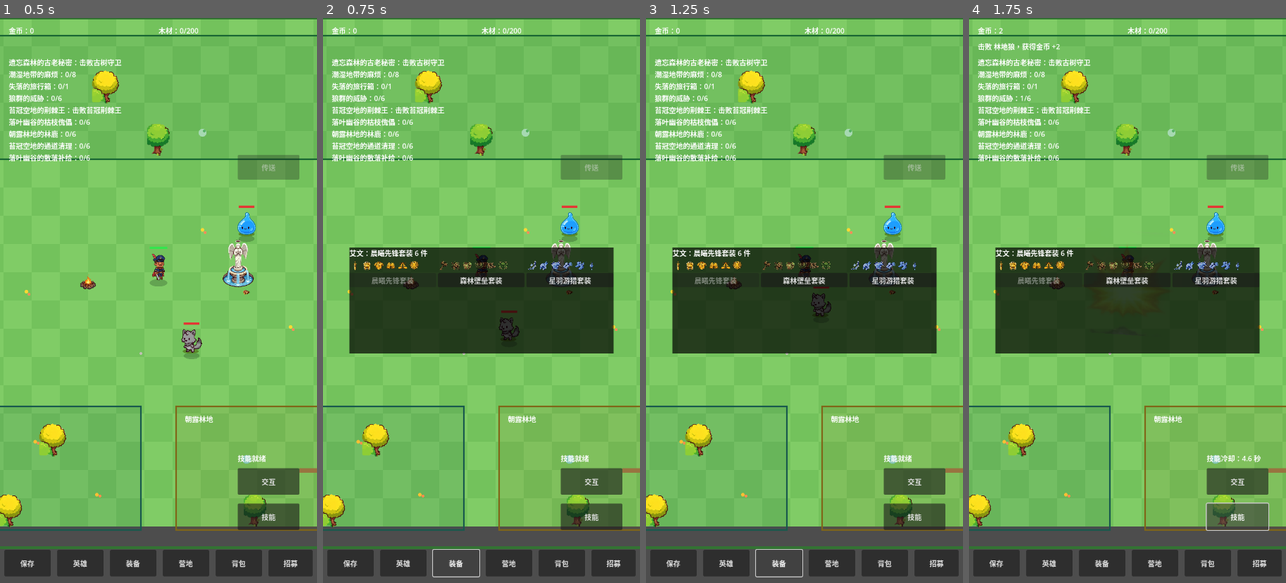
Above: before the commit, frames 1-4 (left to right).
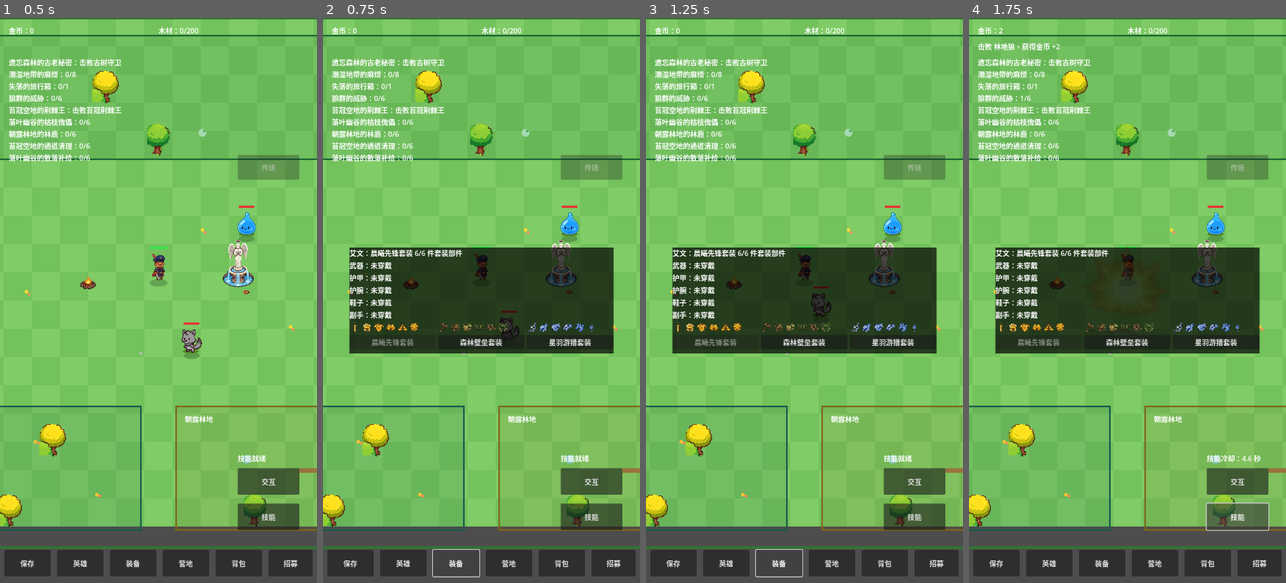
Above: after the commit, the same moments.

Repository: oneyi53/game
Game: Godot game, scene res://scenes/main.tscn
Two runs of this game, one before a commit and one after it. Both use one fixed random seed, a clock stepped at 60 frames per second and the inputs below.
Inputs:
- Up to frame 1 (0.5 s): no input
- Up to frame 2 (0.75 s): click "装备" at 0.5 s
- Up to frame 3 (1.25 s): no input
- Up to frame 4 (1.75 s): click "技能" at 1.25 s

Frame 1 is identical in both runs. In frame 2, 2.1% of the frame differs, in the area x 8-86%, y 41-59%; in frame 3, 2.1%; in frame 4, 2.1%.

Commit message:
feat: add wearable loose equipment and slot stats (#29)
* feat: add per-slot loose equipment state

* feat: add hero-targeted loose item wear action

* feat: apply flat stats from worn loose gear

* feat: connect loose gear wear flow and save state

* feat: show loose gear slots and unequip controls

* feat: show loose gear slots and unequip controls

* feat: wire loose gear unequip and inventory return

* fix: clean equipment panel and show actual set piece count

* fix: use explicit party validation for gear target

* docs: clarify set and loose gear layering

* docs: clarify backpack and worn item ownership

* docs: record loose equipment implementation status

* docs: log loose equipment wearable loop

* fix: apply flat gear stats after camp percentages

* fix: preserve full health on initial flat gear application

* fix: select first party member in wear target

Diff:
--- a/scripts/character/hero.gd
+++ b/scripts/character/hero.gd
@@ -83,6 +83,14 @@
     attack_speed_pct = 0
     scan_interval = 0.25
 
+func apply_loose_equipment_bonus(bonus: Dictionary) -> void:
+    attack += int(bonus.get("attack", 0))
+    var hp_bonus: int = int(bonus.get("hp", 0))
+    max_hp += hp_bonus
+    defense += int(bonus.get("defense", 0))
+    hp = mini(max_hp, hp + hp_bonus)
+    queue_redraw()
+
 func apply_camp_bonus(attack_pct: float, hp_pct: float) -> void:
     # Camp bonuses are applied after level growth and equipment, never compounded.
     attack = int(round(float(attack) * (1.0 + attack_pct / 100.0)))
--- a/scripts/core/main.gd
+++ b/scripts/core/main.gd
@@ -186,6 +186,7 @@
     elite_defeated = bool(save_data.get("elite_defeated", false))
     quest_manager.load_progress(save_data.get("quests", {}))
     equipment_manager.load_equipped(save_data.get("equipment", {}))
+    equipment_manager.load_loose_equipped(save_data.get("loose_equipment", {}), backpack_manager.items)
     # Fourth zone gate: only after the third-zone quest is done.
     # It reuses the saved quest completion, so no new save field is
     # needed; an old save without that quest entry defaults closed.
@@ -234,7 +235,8 @@
     recruit_panel.set_data(recruitment_manager, level_manager, data_loader.heroes)
     recruit_panel.synthesize_requested.connect(_on_recruit_synthesize)
     recruit_panel.visible = false
-    backpack_panel.set_manager(backpack_manager)
+    backpack_panel.set_manager(backpack_manager, heroes)
+    backpack_panel.equip_requested.connect(_on_backpack_equip)
     backpack_panel.decompose_requested.connect(_on_backpack_decompose)
     backpack_panel.claim_requested.connect(_on_backpack_claim)
     backpack_panel.visible = false
@@ -248,7 +250,9 @@
     hero_panel.set_heroes(heroes)
     hero_panel.visible = false
     equip_panel.set_data(heroes, equipment_manager)
+    equip_panel.set_item_definitions(backpack_manager.items)
     equip_panel.swap_requested.connect(_on_equip_swap)
+    equip_panel.unequip_requested.connect(_on_loose_unequip)
     equip_panel.visible = false
     offline_panel.visible = false
     if bool(pending_offline.get("eligible", false)):
@@ -719,6 +723,42 @@
     if backpack_panel.visible:
         backpack_panel.refresh()
 
+func _on_backpack_equip(index: int, hero_id: String) -> void:
+    if backpack_manager == null or equipment_manager == null or index < 0 or index >= backpack_manager.backpack.size():
+        hud.show_message("穿戴失败：未知散件")
+        return
+    var target_exists: bool = false
+    for party_hero in heroes:
+        if party_hero != null and party_hero.hero_id == hero_id:
+            target_exists = true
+            break
+    if not target_exists:
+        hud.show_message("穿戴失败：英雄不存在")
+        return
+    var item_id: String = str(backpack_manager.backpack[index])
+    var entry = backpack_manager.item(item_id)
+    if entry == null:
+        hud.show_message("穿戴失败：装备数据不存在")
+        return
+    var result: Dictionary = equipment_manager.equip_loose_item(hero_id, item_id, backpack_manager.items)
+    if not bool(result.get("ok", false)):
+        hud.show_message("穿戴失败：该散件没有对应装备槽")
+        return
+    backpack_manager.remove_at(index)
+    var replaced: String = str(result.get("replaced", ""))
+    if replaced != "":
+        backpack_manager.add(replaced)
+    for hero in heroes:
+        if hero != null and hero.hero_id == hero_id:
+            _rebuild_hero_stats(hero, true)
+            break
+    backpack_panel.refresh()
+    equip_panel.refresh()
+    if hero_panel.visible:
+        hero_panel.refresh()
+    hud.show_message("已为 " + str(entry["name"]) + " 穿戴 " + str(hero_id))
+    _save_game()
+
 func _on_backpack_decompose(index: int) -> void:
     if backpack_manager == null or index < 0 or index >= backpack_manager.backpack.size():
         hud.show_message("分解失败：未知散件")
@@ -768,6 +808,7 @@
     var camp_attack_pct: float = 5.0 if camp_manager.is_built("blacksmith") else 0.0
     var camp_hp_pct: float = 8.0 if camp_manager.is_built("training_ground") else 0.0
     hero.apply_camp_bonus(camp_attack_pct, camp_hp_pct)
+    hero.apply_loose_equipment_bonus(equipment_manager.loose_bonus_for_hero(hero.hero_id, backpack_manager.items))
     if preserve_hp_ratio:
         hero.hp = clampi(int(round(hp_ratio * float(hero.max_hp))), 1, hero.max_hp)
     hero.queue_redraw()
@@ -873,6 +914,24 @@
         hud.show_message("新英雄加入：" + hero_name + "！")
     _save_game()
 
+func _on_loose_unequip(hero_id: String, slot: String) -> void:
+    if equipment_manager == null or backpack_manager == null:
+        return
+    var item_id: String = equipment_manager.unequip_loose_item(hero_id, slot)
+    if item_id == "":
+        return
+    var destination: String = backpack_manager.add(item_id)
+    for hero in heroes:
+        if hero != null and hero.hero_id == hero_id:
+            _rebuild_hero_stats(hero, true)
+            break
+    equip_panel.refresh()
+    backpack_panel.refresh()
+    if hero_panel.visible:
+        hero_panel.refresh()
+    hud.show_message("已卸下装备" + ("，背包已满，已寄到邮箱" if destination == "mailbox" else ""))
+    _save_game()
+
 func _on_equip_swap(hero_id: String, set_id: String) -> void:
     if equipment_manager == null or not equipment_manager.equip_set_for_hero(hero_id, set_id):
         hud.show_message("换装失败：未知套装")
@@ -911,6 +970,7 @@
         "levels": level_manager.save_data(),
         "quests": quest_manager.save_progress(),
         "equipment": equipment_manager.save_equipped(),
+        "loose_equipment": equipment_manager.save_loose_equipped(),
     }
     if not save_manager.save_game(data):
         hud.show_message("保存失败")
--- a/scripts/progression/backpack_manager.gd
+++ b/scripts/progression/backpack_manager.gd
@@ -11,12 +11,9 @@
 # moves the item into the backpack only when there is a free slot,
 # otherwise it stays in the mailbox with a HUD prompt. That claim
 # flow is this block's assumption, not an outline quote.
-# Loose items are single pieces: they never count toward any set,
-# never trigger set bonuses, and are never worn, upgraded or
-# combined in this block. They are only collected, viewed and
-# decomposed. Save field "backpack": {"items": [...], "mailbox": [...]}.
-# An old save without that field defaults to both lists empty.
-# Unknown ids in a save are ignored, never a crash.
+# Loose items remain outside set membership and set bonuses. Backpack storage
+# keeps only unequipped items; worn items are stored by EquipmentManager in
+# the optional "loose_equipment" save field. Unknown saved ids are ignored.
 
 var error_message: String = ""
 var backpack_cap: int = 250
--- a/scripts/progression/equipment_manager.gd
+++ b/scripts/progression/equipment_manager.gd
@@ -24,6 +24,15 @@
 var error_message: String = ""
 var sets: Dictionary = {}
 var equipped: Dictionary = {}
+var loose_equipped: Dictionary = {}
+const LOOSE_SLOT_BY_ID: Dictionary = {
+    "worn_iron_sword": "weapon",
+    "rusty_dagger": "weapon",
+    "rough_cloth_armor": "chest",
+    "cracked_wooden_shield": "offhand",
+    "worn_leather_boots": "boots",
+    "vine_bracer": "gloves"
+}
 
 func load_sets() -> bool:
     var path: String = "res://data/equipment.json"
@@ -105,6 +114,59 @@
         if sets.has(set_id):
             equip_set_for_hero(str(hero_id), set_id)
 
+func load_loose_equipped(saved, item_defs: Dictionary) -> void:
+    loose_equipped.clear()
+    if not (saved is Dictionary):
+        return
+    for hero_value in saved.keys():
+        var hero_id: String = str(hero_value)
+        var slots = saved[hero_value]
+        if not (slots is Dictionary):
+            continue
+        for slot_value in slots.keys():
+            var slot: String = str(slot_value)
+            var item_id: String = str(slots[slot_value])
+            if LOOSE_SLOT_BY_ID.get(item_id, "") != slot or not item_defs.has(item_id):
+                continue
+            if not loose_equipped.has(hero_id):
+                loose_equipped[hero_id] = {}
+            loose_equipped[hero_id][slot] = item_id
+
+func equip_loose_item(hero_id: String, item_id: String, item_defs: Dictionary) -> Dictionary:
+    var slot: String = str(LOOSE_SLOT_BY_ID.get(item_id, ""))
+    if slot == "" or not item_defs.has(item_id):
+        return {"ok": false, "replaced": ""}
+    if not loose_equipped.has(hero_id):
+        loose_equipped[hero_id] = {}
+    var replaced: String = str(loose_equipped[hero_id].get(slot, ""))
+    loose_equipped[hero_id][slot] = item_id
+    return {"ok": true, "slot": slot, "replaced": replaced}
+
+func unequip_loose_item(hero_id: String, slot: String) -> String:
+    if not loose_equipped.has(hero_id) or not loose_equipped[hero_id].has(slot):
+        return ""
+    var item_id: String = str(loose_equipped[hero_id][slot])
+    loose_equipped[hero_id].erase(slot)
+    if loose_equipped[hero_id].is_empty():
+        loose_equipped.erase(hero_id)
+    return item_id
+
+func loose_equipped_for_hero(hero_id: String) -> Dictionary:
+    return loose_equipped.get(hero_id, {}).duplicate()
+
+func save_loose_equipped() -> Dictionary:
+    return loose_equipped.duplicate(true)
+
+func loose_bonus_for_hero(hero_id: String, item_defs: Dictionary) -> Dictionary:
+    var total: Dictionary = {"attack": 0, "hp": 0, "defense": 0}
+    for item_id in loose_equipped_for_hero(hero_id).values():
+        var entry = item_defs.get(str(item_id), null)
+        if entry == null:
+            continue
+        for key in entry.get("stats", {}).keys():
+            total[str(key)] = int(total.get(str(key), 0)) + int(entry["stats"][key])
+    return total
+
 func save_equipped() -> Dictionary:
     var out: Dictionary = {}
     for hero_id in equipped.keys():
@@ -115,8 +177,11 @@
     var counts: Dictionary = {}
     if not equipped.has(hero_id):
         return counts
-    for set_id in equipped[hero_id].values():
-        var key: String = str(set_id)
+    var loose_slots: Dictionary = loose_equipped_for_hero(hero_id)
+    for slot in equipped[hero_id].keys():
+        if loose_slots.has(str(slot)):
+            continue
+        var key: String = str(equipped[hero_id][slot])
         counts[key] = int(counts.get(key, 0)) + 1
     return counts
 
--- a/scripts/ui/backpack_panel.gd
+++ b/scripts/ui/backpack_panel.gd
@@ -5,6 +5,7 @@
 # Decompose confirmation and mailbox claim behavior are unchanged.
 signal decompose_requested(index)
 signal claim_requested(index)
+signal equip_requested(index, hero_id)
 
 @onready var panel_label: RichTextLabel = $PanelLabel
 
@@ -18,12 +19,14 @@
 }
 
 var manager: BackpackManager = null
+var heroes: Array = []
 var scroll: ScrollContainer = null
 var list_box: VBoxContainer = null
 var pending_decompose: int = -1
 
-func set_manager(p_manager: BackpackManager) -> void:
+func set_manager(p_manager: BackpackManager, p_heroes: Array = []) -> void:
     manager = p_manager
+    heroes = p_heroes
     if panel_label != null:
         panel_label.visible = false
     _ensure_dynamic()
@@ -81,6 +84,23 @@
         if entry == null:
             continue
         list_box.add_child(_make_item_row(item_id, str(entry["name"]), manager.stats_text(item_id)))
+        var action_row := HBoxContainer.new()
+        action_row.size_flags_horizontal = Control.SIZE_EXPAND_FILL
+        var target := OptionButton.new()
+        target.size_flags_horizontal = Control.SIZE_EXPAND_FILL
+        for hero in heroes:
+            if hero != null:
+                target.add_item(str(hero.hero_name))
+                target.set_item_metadata(target.item_count - 1, str(hero.hero_id))
+        if target.item_count > 0:
+            target.select(0)
+        action_row.add_child(target)
+        var wear_button := Button.new()
+        wear_button.text = "穿戴"
+        wear_button.disabled = target.item_count == 0
+        wear_button.pressed.connect(_on_equip_button_pressed.bind(i, target))
+        action_row.add_child(wear_button)
+        list_box.add_child(action_row)
         var button: Button = Button.new()
         button.text = "确认分解？" if i == pending_decompose else "分解（+" + str(manager.decompose_gold) + " 金币）"
         button.pressed.connect(_on_decompose_button_pressed.bind(i))
@@ -111,3 +131,8 @@
 
 func _on_claim_button_pressed(index: int) -> void:
     claim_requested.emit(index)
+
+func _on_equip_button_pressed(index: int, target: OptionButton) -> void:
+    if target == null or target.item_count == 0:
+        return
+    equip_requested.emit(index, str(target.get_item_metadata(target.selected)) )
--- a/scripts/ui/equip_panel.gd
+++ b/scripts/ui/equip_panel.gd
@@ -1,9 +1,8 @@
 class_name EquipPanel
 extends Control
 
-# Set swapping remains atomic; the original six-piece PNGs are now
-# displayed in each set card so all available equipment art is visible.
 signal swap_requested(hero_id, set_id)
+signal unequip_requested(hero_id, slot)
 
 @onready var panel_label: RichTextLabel = $PanelLabel
 
@@ -36,6 +35,7 @@
 
 var heroes: Array = []
 var manager: EquipmentManager = null
+var item_definitions: Dictionary = {}
 var lines: Array = []
 var dynamic_mode: bool = false
 var scroll: ScrollContainer = null
@@ -48,6 +48,10 @@
     if panel_label != null:
         panel_label.visible = false
     _ensure_dynamic()
+    rebuild()
+
+func set_item_definitions(definitions: Dictionary) -> void:
+    item_definitions = definitions
     rebuild()
 
 func set_lines(p_lines: Array) -> void:
@@ -92,34 +96,58 @@
             continue
         var hero_id: String = str(hero.hero_id)
         var current: String = manager.equipped_set_id_for_hero(hero_id)
-        var row_label: Label = Label.new()
-        row_label.text = str(hero.hero_name) + ("：未穿戴套装" if current == "" else "：" + manager.set_name(current) + " 6 件")
+        var counts: Dictionary = manager.set_counts_for_hero(hero_id)
+        var current_count: int = int(counts.get(current, 0))
+        var row_label := Label.new()
+        row_label.text = str(hero.hero_name) + ("：未穿戴套装" if current == "" else "：" + manager.set_name(current) + " " + str(current_count) + "/6 件套装部件")
         list_box.add_child(row_label)
-        var sets_row: HBoxContainer = HBoxContainer.new()
+
+        var worn: Dictionary = manager.loose_equipped_for_hero(hero_id)
+        var slot_names: Dictionary = {"weapon": "武器", "chest": "护甲", "gloves": "护腕", "boots": "鞋子", "offhand": "副手"}
+        for slot_value in ["weapon", "chest", "gloves", "boots", "offhand"]:
+            var slot: String = str(slot_value)
+            var gear_row := HBoxContainer.new()
+            gear_row.size_flags_horizontal = Control.SIZE_EXPAND_FILL
+            var gear_label := Label.new()
+            var item_id: String = str(worn.get(slot, ""))
+            var item_entry: Dictionary = item_definitions.get(item_id, {})
+            gear_label.text = str(slot_names[slot]) + "：" + ("未穿戴" if item_id == "" else str(item_entry.get("name", item_id)))
+            gear_label.size_flags_horizontal = Control.SIZE_EXPAND_FILL
+            gear_row.add_child(gear_label)
+            if item_id != "":
+                var remove_button := Button.new()
+                remove_button.text = "卸下"
+                remove_button.pressed.connect(_on_unequip_button_pressed.bind(hero_id, slot))
+                gear_row.add_child(remove_button)
+            list_box.add_child(gear_row)
+
+        var sets_row := HBoxContainer.new()
         sets_row.size_flags_horizontal = Control.SIZE_EXPAND_FILL
         list_box.add_child(sets_row)
         for set_value in manager.set_ids():
             var set_id: String = str(set_value)
-            var card: VBoxContainer = VBoxContainer.new()
+            var card := VBoxContainer.new()
             card.size_flags_horizontal = Control.SIZE_EXPAND_FILL
             sets_row.add_child(card)
-            var icons: HBoxContainer = HBoxContainer.new()
+            var icons := HBoxContainer.new()
             icons.add_theme_constant_override("separation", 1)
             card.add_child(icons)
-            var textures: Array = SET_PIECE_TEXTURES.get(set_id, [])
-            for texture in textures:
-                var icon: TextureRect = TextureRect.new()
+            for texture in SET_PIECE_TEXTURES.get(set_id, []):
+                var icon := TextureRect.new()
                 icon.texture = texture
                 icon.custom_minimum_size = Vector2(26.0, 26.0)
                 icon.expand_mode = TextureRect.EXPAND_IGNORE_SIZE
                 icon.stretch_mode = TextureRect.STRETCH_KEEP_ASPECT_CENTERED
                 icons.add_child(icon)
-            var button: Button = Button.new()
+            var button := Button.new()
             button.text = manager.set_name(set_id)
             button.size_flags_horizontal = Control.SIZE_EXPAND_FILL
             button.disabled = (set_id == current)
             button.pressed.connect(_on_set_button_pressed.bind(hero_id, set_id))
             card.add_child(button)
 
+func _on_unequip_button_pressed(hero_id: String, slot: String) -> void:
+    unequip_requested.emit(hero_id, slot)
+
 func _on_set_button_pressed(hero_id: String, set_id: String) -> void:
     swap_requested.emit(hero_id, set_id)
Not shown, changed: docs/CHANGELOG.md
Not shown, changed: docs/PROJECT_STATUS.md
